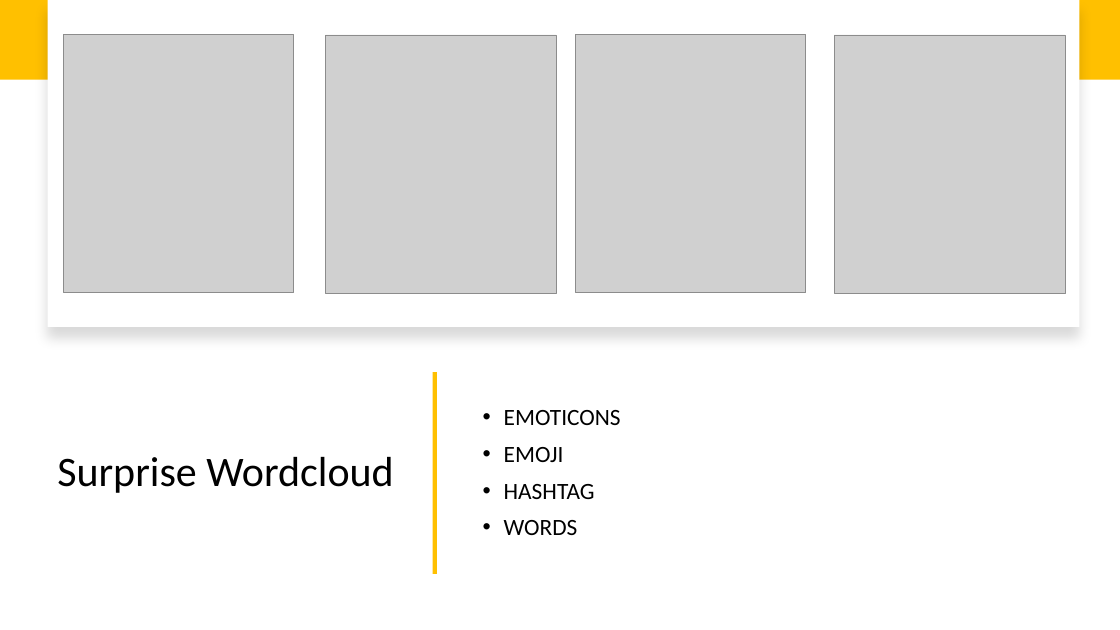
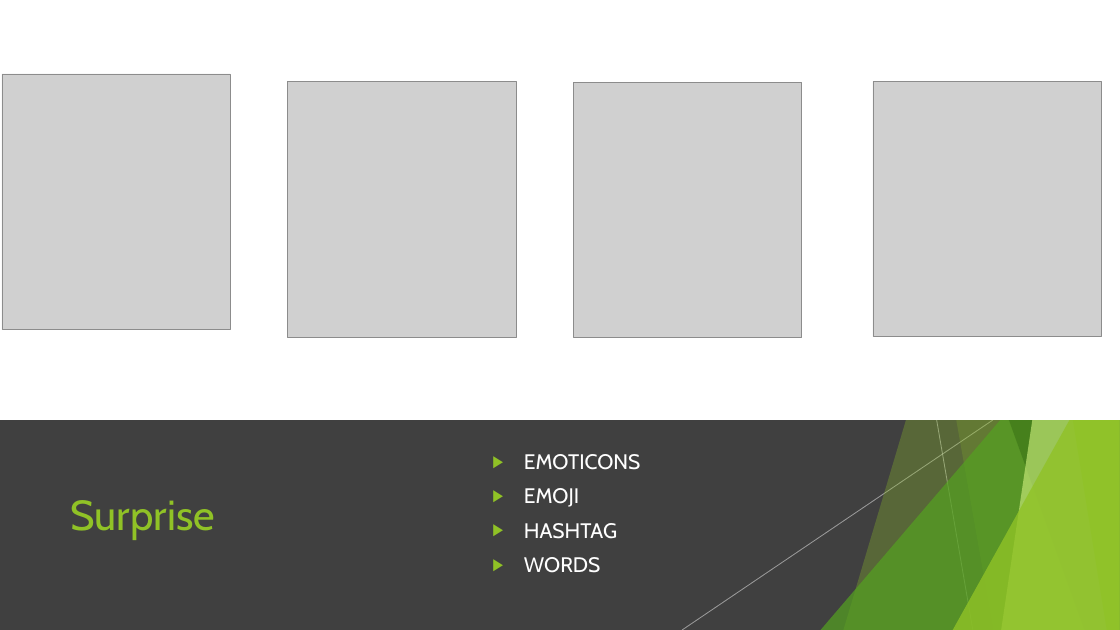
Before and after one commit to lucaMari94/mongodb-sentiment-analysis, a slide deck: slide 37 of silde/slide.pptx (slide 25 before the commit). Drawn at 1120x630 pixels with LibreOffice and Linux fonts; fonts in the diff are those of the drawing; grey boxes stand for pictures. Boxes give left, top, right and bottom in pixels: in the first picture for what was removed or moved away, otherwise in the second. Text is boxed around its words. In the diff, an @@ line names an element or a change of style, - is before the commit and + after.

```diff
--- a/silde/slide.pptx
+++ b/silde/slide.pptx
@@ rectangle: place and size @@
-rectangle at <box>48,0,1080,327</box>
+rectangle at <box>0,0,1120,420</box>
@@ rectangle at <box>0,0,1120,420</box>: shadow off @@
@@ rectangle removed at <box>0,0,1120,80</box> @@
@@ picture: place and size @@
-picture at <box>63,34,293,292</box>
+picture at <box>2,74,230,329</box>
@@ picture: place and size @@
-picture at <box>326,35,556,293</box>
+picture at <box>288,82,517,337</box>
@@ picture: place and size @@
-picture at <box>576,34,806,292</box>
+picture at <box>574,82,802,339</box>
@@ picture: place and size @@
-picture at <box>834,35,1065,293</box>
+picture at <box>873,82,1102,337</box>
@@ group added at <box>682,0,1120,630</box>: 5 freeform shapes, 2 lines, 2 triangles @@
@@ group added at <box>0,0,1120,630</box>: 5 freeform shapes, 3 triangles, 2 lines @@
@@ rectangle removed at <box>433,373,437,574</box> @@
@@ rectangle added at <box>0,420,1120,630</box>, fill #404040 @@
@@ text "EMOTICONS": place and size @@
-text "EMOTICONS" at <box>504,410,621,535</box>
+text "EMOTICONS" at <box>524,454,641,573</box>
@@ text "EMOTICONS" at <box>524,454,641,573</box>: size 20 to 18 pt, font Calibri to Cabin, text colour #000000 to #FFFFFF; bullet • to ▶ @@
@@ title at <box>71,500,215,540</box>: text changed; font Calibri to Cabin; text colour #000000 to #90C226 @@
-Surprise Wordcloud
+Surprise
```
Also in this commit, not shown: 22 other slides changed, 17 slides added, 5 slides removed.
